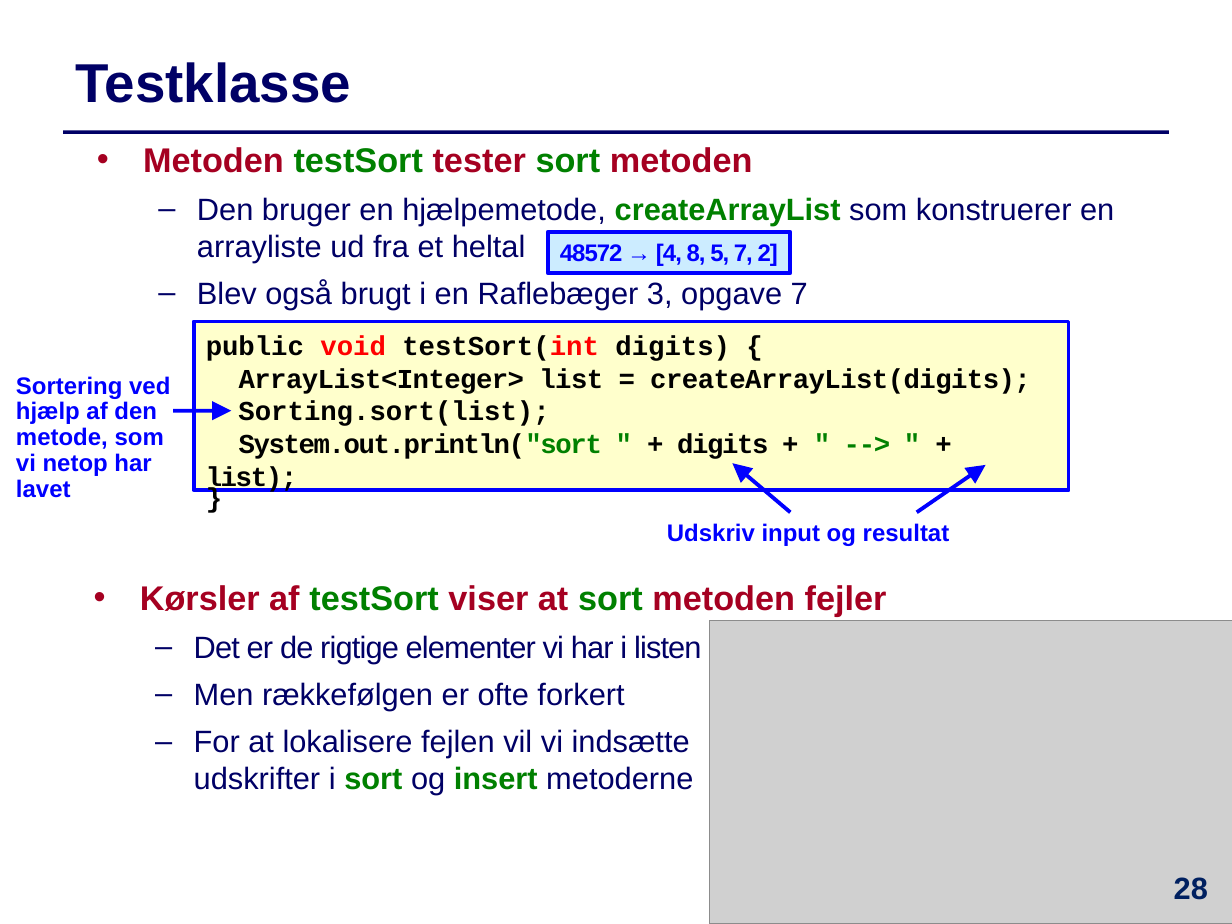
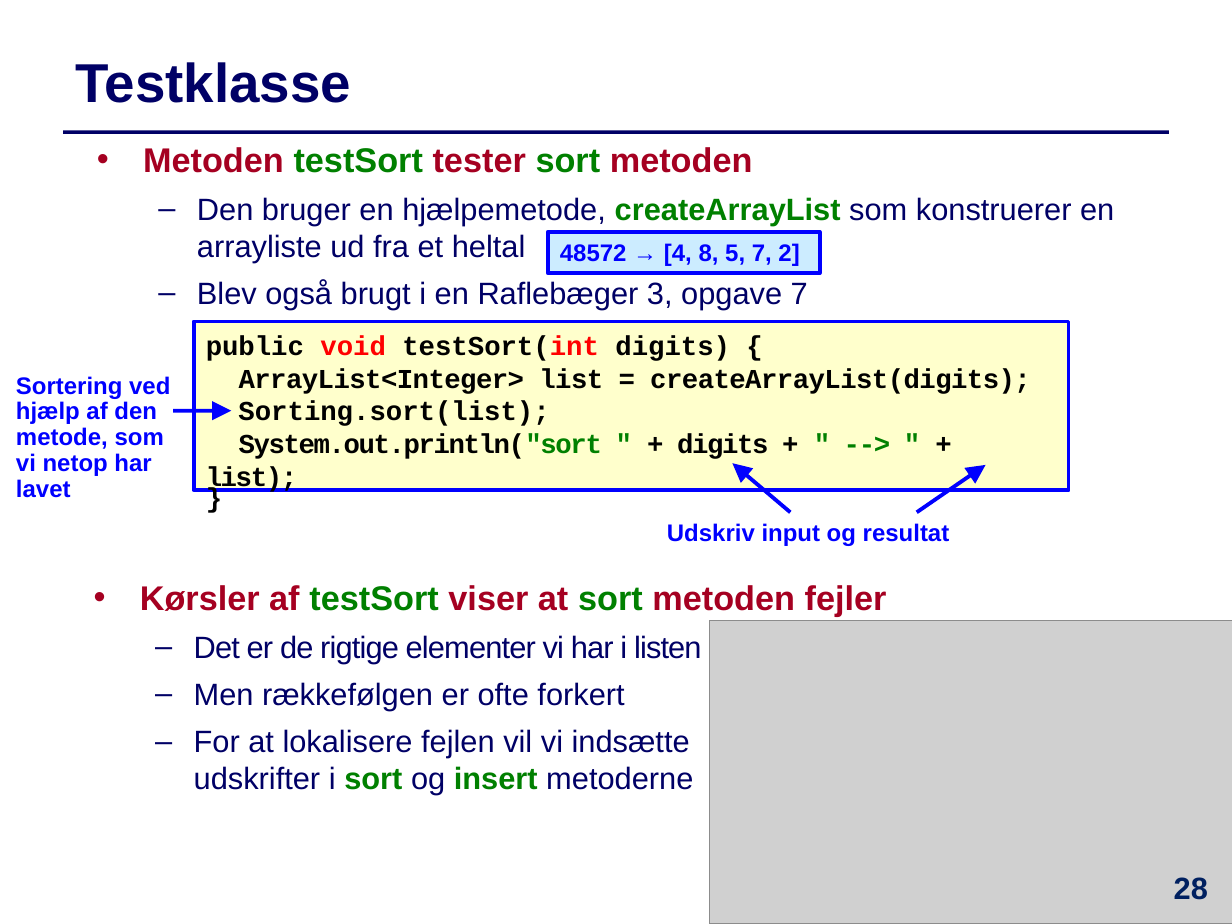
Before and after one commit to IntProgAU/Materiale, a slide deck: slide 28 of web/e23/uge_10/Slides-Uge10.pptx. Drawn at 1232x924 pixels with LibreOffice and Linux fonts; fonts in the diff are those of the drawing; grey boxes stand for pictures. Boxes give left, top, right and bottom in pixels: in the first picture for what was removed or moved away, otherwise in the second. Text is boxed around its words. In the diff, an @@ line names an element or a change of style, - is before the commit and + after.

```diff
--- a/web/e23/uge_10/Slides-Uge10.pptx
+++ b/web/e23/uge_10/Slides-Uge10.pptx
@@ rectangle "48572 → [4, 8, 5, ...": place and size @@
-rectangle "48572 → [4, 8, 5, ..." at [548, 232, 791, 274]
+rectangle "48572 → [4, 8, 5, ..." at [548, 232, 821, 274]
@@ rectangle "48572 → [4, 8, 5, ..." at [548, 232, 821, 274]: letter spacing -0.6 to 0 pt @@
```
Also in this commit, not shown: 7 other slides changed, 3 other files.
